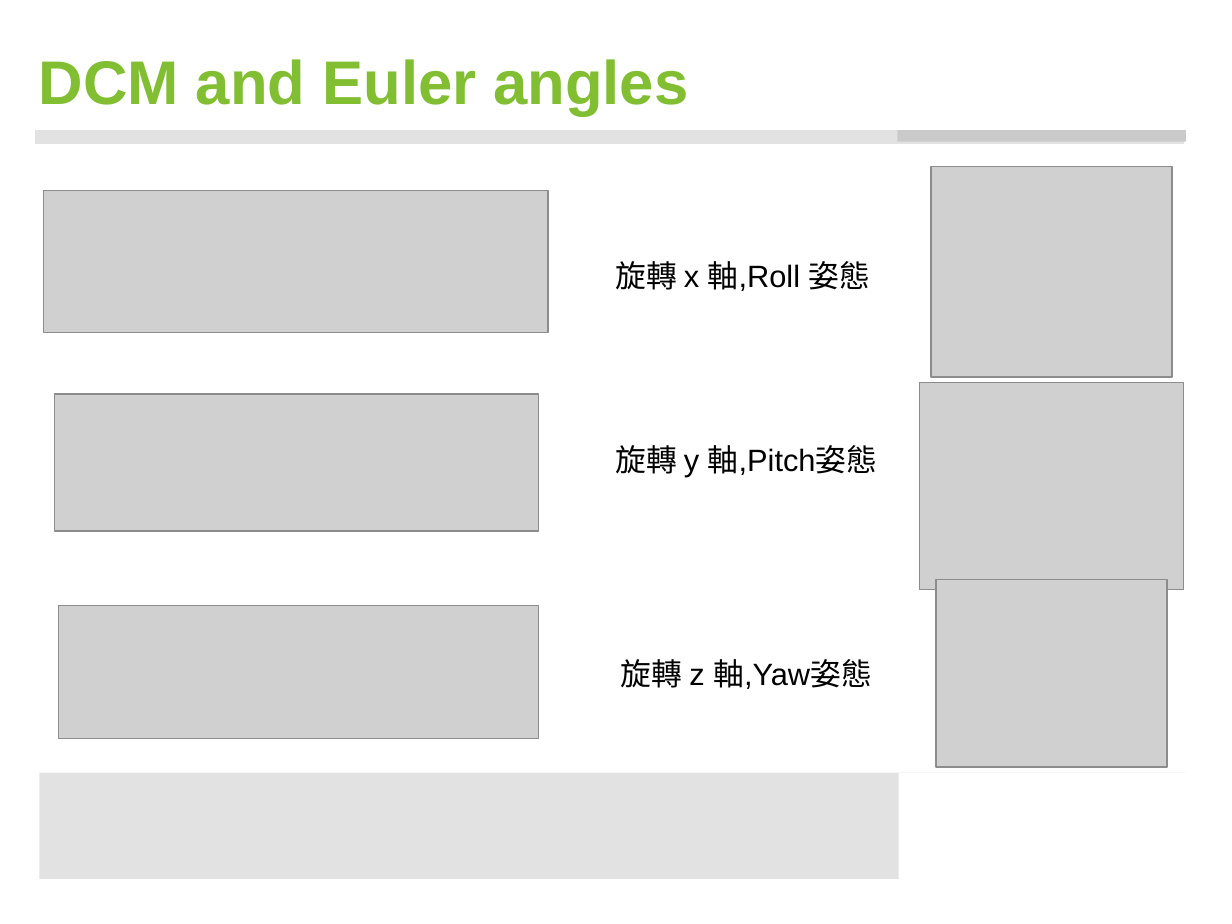
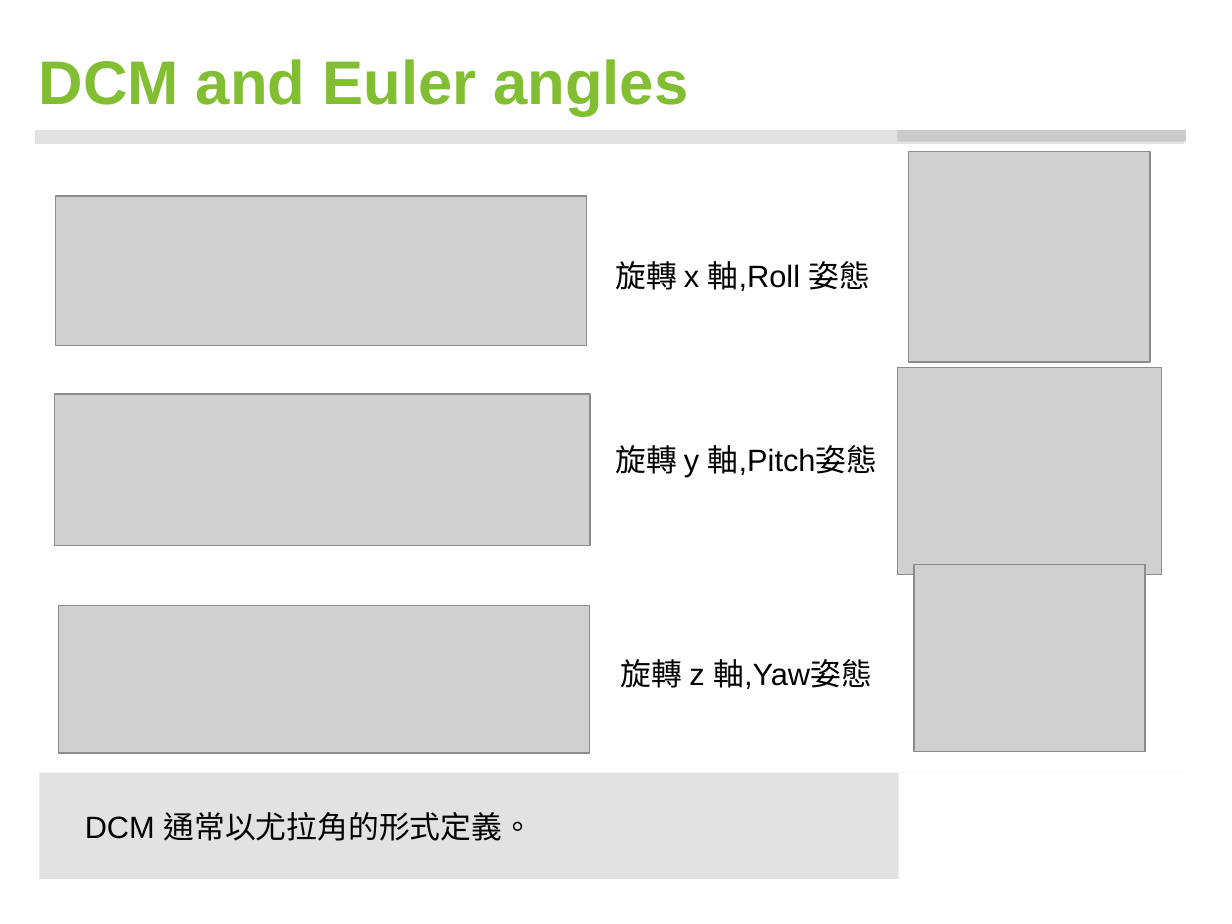
Before and after one commit to ccccjason/VR, a slide deck: slide 11 of data/my_dcm/DCM.pptx. Drawn at 1232x924 pixels with LibreOffice and Linux fonts; fonts in the diff are those of the drawing; grey boxes stand for pictures; background and template pictures are left out. Boxes give left, top, right and bottom in pixels: in the first picture for what was removed or moved away, otherwise in the second. Text is boxed around its words. In the diff, an @@ line names an element or a change of style, - is before the commit and + after.

```diff
--- a/data/my_dcm/DCM.pptx
+++ b/data/my_dcm/DCM.pptx
@@ picture: place and size @@
-picture at [43, 191, 547, 333]
+picture at [55, 196, 586, 345]
@@ picture: place and size @@
-picture at [54, 394, 538, 531]
+picture at [54, 394, 590, 546]
@@ 3 pictures: place and size @@
-3 pictures at [919, 166, 1184, 766]
+3 pictures at [897, 152, 1162, 752]
@@ picture: place and size @@
-picture at [59, 606, 538, 739]
+picture at [59, 606, 590, 754]
@@ text added at [85, 812, 533, 841], 18 pt, text #000000 @@
+DCM 通常以尤拉角的形式定義。
```
Also in this commit, not shown: 3 other slides changed, 7 slides added.
